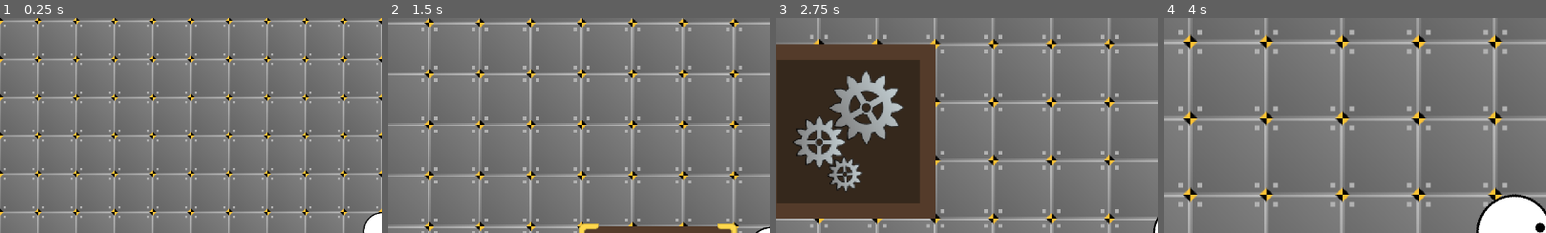
Above: before the commit, frames 1-4 (left to right).
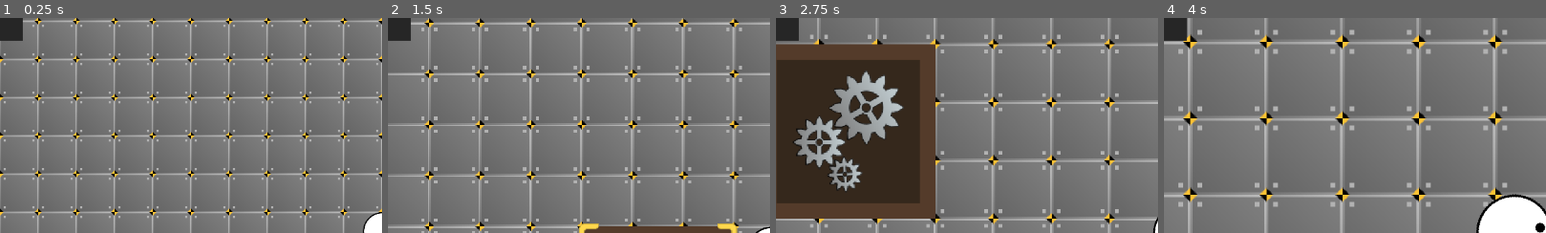
Above: after the commit, the same moments.

Repository: TrueSunGaming/industrial-revolution-proto-3
Game: Godot game, scene res://scenes/main/Main.tscn
Same seed, same stepped clock (60 frames per second), same inputs: the game is played once before the commit and once after it.
Inputs (mouse positions are % of the whole screen's width and height, from its top left):
- Up to frame 1 (0.25 s): no input
- Up to frame 2 (1.5 s): move the mouse to (72, 45) at 0.52 s; hold D (move_right) 0.53-1.28 s; hold Mouse wheel up (zoom_in) 0.53-1.28 s; move the mouse to (30, 55) at 1.27 s; hold S (move_down) from 1.28 s (still down); tap Mouse wheel down (zoom_out) at 1.35 s
- Up to frame 3 (2.75 s): move the mouse to (60, 28) at 2.02 s; release S (move_down) at 2.03 s; hold D (move_right) from 2.03 s (still down); hold Mouse wheel up (zoom_in) from 2.03 s (still down)
- Up to frame 4 (4 s): move the mouse to (45, 70) at 2.77 s; release D (move_right) at 2.78 s; release Mouse wheel up (zoom_in) at 2.78 s; hold W (move_up) 2.78-3.53 s; tap Mouse wheel down (zoom_out) at 2.85 s; move the mouse to (80, 65) at 3.52 s; hold A (move_left) from 3.53 s (still down); hold Mouse wheel up (zoom_in) from 3.53 s (still down)
The pictures show only the part of the screen within x 0-50%, y 0-50%; the shares and areas given below are measured in that part.

The runs differ from the first frame. In frame 1, 0.6% of the frame differs, in the area x 0-6%, y 0-11%; in frame 2, 0.6%; in frame 3, 0.6%; in frame 4, 0.6%.

Commit message:
feat: implement assembler_1 item

Diff:
--- a/scenes/ui/UI.tscn
+++ b/scenes/ui/UI.tscn
@@ -1,7 +1,21 @@
-[gd_scene load_steps=2 format=3 uid="uid://drqf0tkqp0fa4"]
+[gd_scene load_steps=5 format=3 uid="uid://drqf0tkqp0fa4"]
 
 [ext_resource type="Script" uid="uid://f0hlqm7grhro" path="res://scenes/ui/UI.gd" id="1_d2gw2"]
+[ext_resource type="PackedScene" uid="uid://q5r6xw83sguw" path="res://scenes/ui/resource/ResourceDisplay.tscn" id="2_m01cm"]
+[ext_resource type="Script" uid="uid://b3mhaduslwqgv" path="res://scripts/resource/ResourceStack.gd" id="3_nnfdp"]
+
+[sub_resource type="Resource" id="Resource_s64wo"]
+script = ExtResource("3_nnfdp")
+resource_id = &""
+max_quantity_override = -1
+allow_overflow = false
+allow_negative = false
+quantity = 69
+metadata/_custom_type_script = ExtResource("3_nnfdp")
 
 [node name="UI" type="CanvasLayer"]
 script = ExtResource("1_d2gw2")
 metadata/_custom_type_script = ExtResource("1_d2gw2")
+
+[node name="ResourceDisplay" parent="." instance=ExtResource("2_m01cm")]
+stack = SubResource("Resource_s64wo")
--- a/scenes/ui/resource/CountDisplay.gd
+++ b/scenes/ui/resource/CountDisplay.gd
@@ -1,6 +1,6 @@
 class_name CountDisplay extends Control
 
-const roboto: FontFile = preload("res://fonts/Roboto-Light.ttf")
+const roboto: FontFile = preload("res://fonts/Roboto-Regular.ttf")
 
 @onready var resource_display: ResourceDisplay = $".."
 
@@ -8,6 +8,7 @@
 	if not resource_display: return
 	if not resource_display.stack: return
 
+	draw_string(roboto, resource_display.size - Vector2(roboto.get_string_size(str(resource_display.stack.quantity)).x, 0) - Vector2(4, 4), str(resource_display.stack.quantity), 0, -1, 16, Color.BLACK)
 	draw_string(roboto, resource_display.size - Vector2(roboto.get_string_size(str(resource_display.stack.quantity)).x, 0) - Vector2(5, 5), str(resource_display.stack.quantity))
 
 func _on_resource_display_quantity_changed() -> void:
--- a/scenes/ui/resource/ResourceDisplay.gd
+++ b/scenes/ui/resource/ResourceDisplay.gd
@@ -23,7 +23,12 @@
 
 func _on_resource_changed() -> void:
 	if stack and stack.resource_data and stack.resource_data.texture:
-		show()
-		$MarginContainer/TextureRect.texture = stack.resource_data.texture
+		var img := stack.resource_data.texture.get_image()
+		img.resize(32, 32, Image.INTERPOLATE_NEAREST)
+		$MarginContainer/TextureRect.texture = ImageTexture.create_from_image(img)
+
+		$CountDisplay.show()
+		$MarginContainer/TextureRect.show()
 	else:
-		hide()
+		$CountDisplay.hide()
+		$MarginContainer/TextureRect.hide()
--- a/scripts/loads.gd
+++ b/scripts/loads.gd
@@ -4,5 +4,11 @@
 	"factory"
 ]
 
+const resources := [
+	"fallback",
+	"tiles/transformers/assemblers/assembler_1"
+]
+
 func _init() -> void:
 	for i in environments: load("res://scenes/environment/" + i + "/" + i + ".tres")
+	for i in resources: load("res://scripts/resource/resources/" + i + ".tres")
--- /dev/null
+++ b/scripts/resource/resources/fallback.tres
@@ -0,0 +1,15 @@
+[gd_resource type="Resource" script_class="ResourceData" load_steps=3 format=3 uid="uid://b673sj68w6bjc"]
+
+[ext_resource type="Script" uid="uid://chejxg4or48bt" path="res://scripts/resource/ResourceData.gd" id="1_ew1ep"]
+[ext_resource type="Texture2D" uid="uid://cudg5hxs6gg0t" path="res://scenes/environment/factory/metal_tile.svg" id="2_dlfb7"]
+
+[resource]
+script = ExtResource("1_ew1ep")
+id = &""
+name = "Fallback Resource"
+description = "This resource was not found."
+texture = ExtResource("2_dlfb7")
+color = Color(0, 0, 0, 1)
+type = 0
+max_quantity = -1
+metadata/_custom_type_script = ExtResource("1_ew1ep")
--- /dev/null
+++ b/scripts/resource/resources/tiles/transformers/assemblers/assembler_1.tres
@@ -0,0 +1,15 @@
+[gd_resource type="Resource" script_class="ResourceData" load_steps=3 format=3 uid="uid://p1m2ppeg21bj"]
+
+[ext_resource type="Script" uid="uid://chejxg4or48bt" path="res://scripts/resource/ResourceData.gd" id="1_ur3fi"]
+[ext_resource type="Texture2D" uid="uid://dpusqbm1k14qx" path="res://scenes/environment/factory/tiles/assembler_1.svg" id="2_qlape"]
+
+[resource]
+script = ExtResource("1_ur3fi")
+id = &"assembler_1"
+name = "Assembling Machine MK1"
+description = "Lorem ipsum dolor sit amet, consectetur adipiscing elit. Nulla nec."
+texture = ExtResource("2_qlape")
+color = Color(0, 0, 0, 1)
+type = 0
+max_quantity = 50
+metadata/_custom_type_script = ExtResource("1_ur3fi")
Binary file added: fonts/Roboto-Bold.ttf
Not shown, added: fonts/Roboto-Bold.ttf.import
Binary file added: fonts/Roboto-Regular.ttf
Not shown, added: fonts/Roboto-Regular.ttf.import
